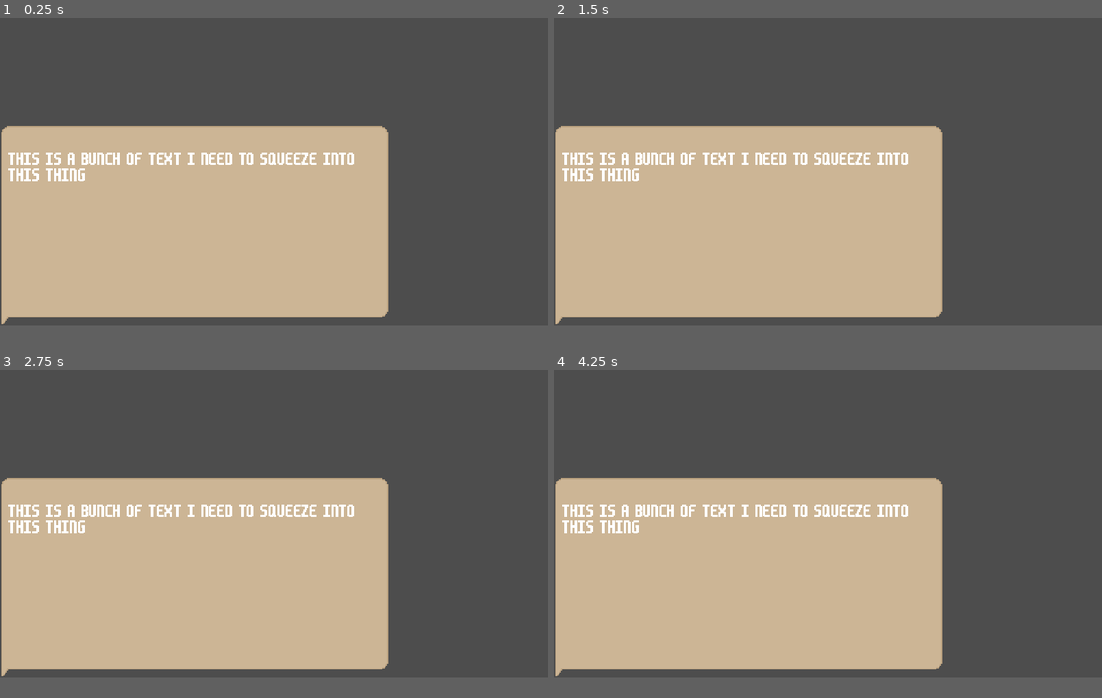
Above: before the commit, frames 1-4 (two rows, left to right).
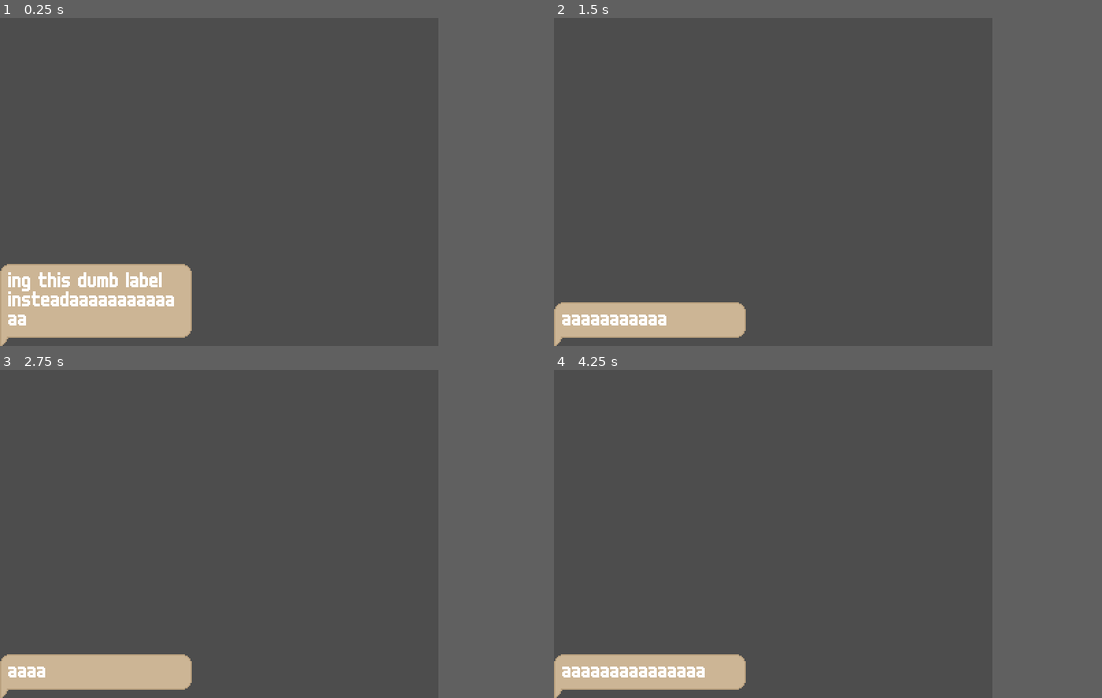
Above: after the commit, the same moments.

Repository: code807/to-the-lake
Game: Godot game, scene res://Dialog Box.tscn
The game is run twice, just before and just after one commit, with the same random seed, the same clock (stepped at 60 frames per second) and the same inputs. This scene is started directly instead of the project's main scene.
Inputs:
- Up to frame 1 (0.25 s): no input
- Up to frame 2 (1.5 s): hold D (right) 0.53-1.28 s; hold S (down) from 1.28 s (still down)
- Up to frame 3 (2.75 s): release S (down) at 2.03 s; hold D (right) from 2.03 s (still down)
- Up to frame 4 (4.25 s): release D (right) at 2.78 s; hold W (up) 2.78-3.53 s; hold A (left) from 3.53 s (still down)
In our replay, the window is 800x450 before the commit and 640x480 after it. These sizes can differ from the game's own. Grey fills any space a smaller window leaves; there, only what the larger window draws over its background counts as a difference.

The runs differ from the first frame. In frame 1, 39% of the frame differs, in the area x 0-71%, y 32-100%; in frame 2, 42%; in frame 3, 42%; in frame 4, 42%.

Commit message:
custom resize scripting

Diff:
--- a/Dialog Box.tscn
+++ b/Dialog Box.tscn
@@ -1,51 +1,53 @@
-[gd_scene load_steps=3 format=3 uid="uid://cyr0sw47xyunp"]
+[gd_scene load_steps=4 format=3 uid="uid://cyr0sw47xyunp"]
 
 [ext_resource type="Texture2D" uid="uid://bp6c0h80wd30k" path="res://Assets/dialogueninepatch.png" id="1_euc8w"]
 [ext_resource type="FontFile" uid="uid://bmo4kus8ha582" path="res://Assets/m6x11.ttf" id="2_lxilw"]
+[ext_resource type="Script" path="res://ResizeMe.gd" id="3_5737m"]
 
-[node name="NinePatchRect" type="NinePatchRect"]
-offset_left = 1.0
-offset_top = 95.0
-offset_right = 340.0
-offset_bottom = 269.0
+[node name="Control" type="Control"]
+layout_mode = 3
+anchors_preset = 15
+anchor_right = 1.0
+anchor_bottom = 1.0
+grow_horizontal = 2
+grow_vertical = 2
+
+[node name="RichTextLabel" type="RichTextLabel" parent="."]
+clip_contents = false
+layout_mode = 1
+anchors_preset = -1
+offset_left = 6.0
+offset_top = 6.0
+offset_right = 134.0
+offset_bottom = 66.0
+theme_override_fonts/normal_font = ExtResource("2_lxilw")
+theme_override_font_sizes/normal_font_size = 16
+text = "Using this dumb label instead"
+scroll_active = false
+shortcut_keys_enabled = false
+script = ExtResource("3_5737m")
+
+[node name="Control" type="Control" parent="RichTextLabel"]
+show_behind_parent = true
+layout_mode = 1
+anchor_right = 1.0
+anchor_bottom = 1.0
+offset_left = -6.0
+offset_top = -6.0
+offset_right = 6.0
+offset_bottom = 12.0
+
+[node name="NinePatchRect" type="NinePatchRect" parent="RichTextLabel/Control"]
+layout_mode = 1
+anchors_preset = 15
+anchor_right = 1.0
+anchor_bottom = 1.0
+grow_horizontal = 2
+grow_vertical = 2
 texture = ExtResource("1_euc8w")
 patch_margin_left = 6
 patch_margin_top = 6
 patch_margin_right = 6
 patch_margin_bottom = 12
 
-[node name="MarginContainer" type="MarginContainer" parent="."]
-layout_mode = 1
-anchors_preset = 15
-anchor_right = 1.0
-anchor_bottom = 1.0
-grow_horizontal = 2
-grow_vertical = 2
-theme_override_constants/margin_left = 6
-theme_override_constants/margin_top = 6
-theme_override_constants/margin_right = 6
-theme_override_constants/margin_bottom = 12
-
-[node name="VBoxContainer" type="VBoxContainer" parent="MarginContainer"]
-layout_mode = 2
-
-[node name="Name" type="Label" parent="MarginContainer/VBoxContainer"]
-custom_minimum_size = Vector2(0, 13)
-layout_mode = 2
-size_flags_vertical = 1
-theme_override_colors/font_color = Color(0.498039, 0.415686, 0.301961, 1)
-theme_override_fonts/font = ExtResource("2_lxilw")
-theme_override_font_sizes/font_size = 16
-text = "ChName"
-autowrap_mode = 3
-clip_text = true
-
-[node name="Dialog" type="Label" parent="MarginContainer/VBoxContainer"]
-layout_mode = 2
-size_flags_vertical = 3
-theme_override_constants/line_spacing = 0
-theme_override_fonts/font = ExtResource("2_lxilw")
-theme_override_font_sizes/font_size = 16
-text = "THIS IS A BUNCH OF TEXT I NEED TO SQUEEZE INTO THIS THING"
-autowrap_mode = 3
-clip_text = true
+[connection signal="finished" from="RichTextLabel" to="RichTextLabel" method="_on_finished"]
--- /dev/null
+++ b/ResizeMe.gd
@@ -0,0 +1,26 @@
+extends RichTextLabel
+var moreorless = true
+
+# Called when the node enters the scene tree for the first time.
+func _ready():
+	_on_finished()
+	pass # Replace with function body.
+
+		# Do something
+# Called every frame. 'delta' is the elapsed time since the previous frame.
+func _process(delta):
+	if randf() > 0.8:
+		moreorless = !moreorless
+	text = text+"a" if moreorless else text.erase(0, 1)
+	pass
+
+
+func _on_finished():
+	size.y = get_content_height()
+
+	set_position(Vector2(6, get_parent_area_size().y-size.y-12))
+	# reset_size()
+	# update_minimum_size()
+	# size = get_minimum_size()
+	print("something somewhere was set")
+	pass # Replace with function body.
--- a/project.godot
+++ b/project.godot
@@ -17,8 +17,8 @@
 
 [display]
 
-window/size/viewport_width=480
-window/size/viewport_height=270
+window/size/viewport_width=320
+window/size/viewport_height=240
 window/size/window_width_override=1280
 window/size/window_height_override=720
 window/stretch/mode="canvas_items"
Not shown: 1 places in Resources/Debug Tiles.tres that only renumber resources
